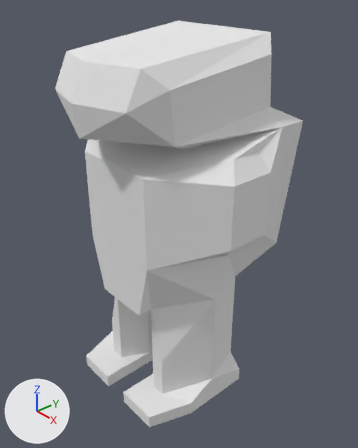
Two versions of the Blender file Assets/Models/RobotSoldier.blend, one commit apart.
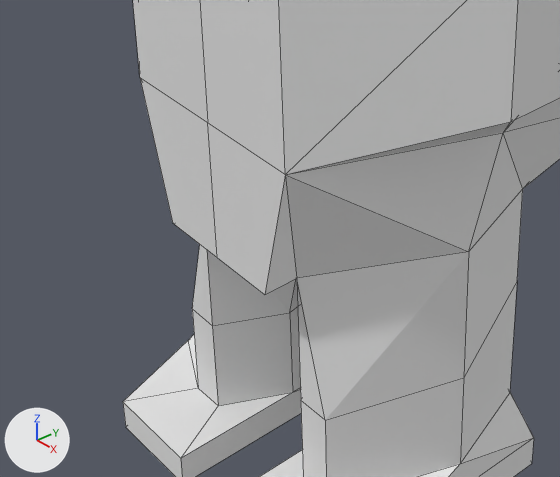
Old and new are each drawn whole from a 50 mm camera at (2.32, -1.82, 1.66) aimed at (0.06, 0.17, 0.06) and again close up on the part from 11% to 70% of the width and 46% to 86% of the height. Every picture has the same lights, and +X, +Y and +Z are marked at lower left. The close-ups show mesh edges as thin lines.

Objects in the first close-up: 'RobotSoldier'.
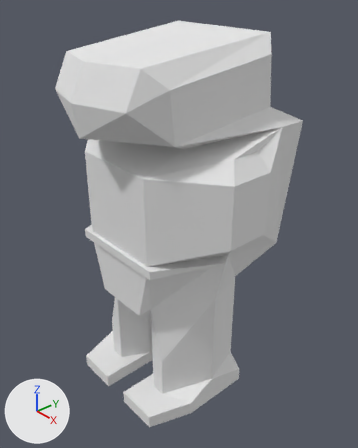
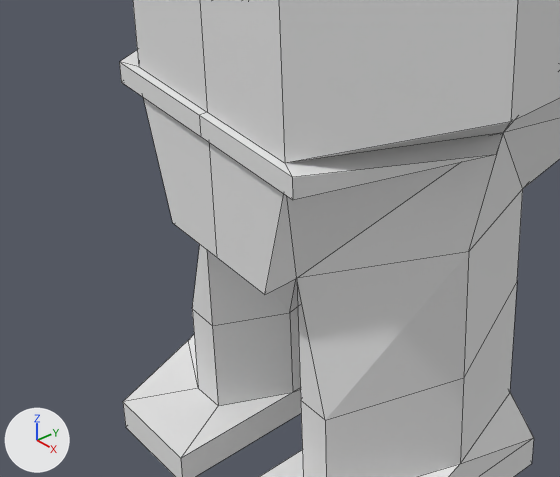
What differs and where, as boxes [x1, y1, x2, y2] in the close-ups (560 x 477 px):
'RobotSoldier', reshaped, modifiers changed: before [123, 0, 560, 477]; after [119, 0, 560, 477]
part 1 of me_cube, built on: before [133, 0, 511, 295]; after [119, 0, 511, 295]

The change, as a list of edits to the scene's bpy script:
```text
Change me_cube:
    used by ob_robotsoldier; location = (0.0, 0.0, 0.0)
    remove me_cube.from_pydata(...)  # 67 vertices, 80 faces; spans x 0.0..0.7, y -0.53..0.7, z -1.2..1.3
    add me_cube.from_pydata(...)  # 130 vertices, 170 faces; spans x -0.7..0.7, y -0.53..0.7, z -1.2..1.3
    me_cube part 1
    2 vertices are removed from x 0.0..0.3, y -0.3, z 0.0
    8 faces are deleted
    54 vertices are added at x -0.7..0.56, y -0.43..0.7, z -1.2..1.3
    6 new vertices lie (0.0, 0.0, 0.4) away from vertices in x -0.7..-0.1, y -0.2..0.5, z -1.1..0.2
    5 new vertices lie (0.0, 0.0, 0.1) away from vertices in x -0.5..-0.1, y -0.4..0.5, z -1.2
    98 new faces join them
Change ob_robotsoldier:
    remove _m = ob_robotsoldier.modifiers.new('Mirror', 'MIRROR')
```
